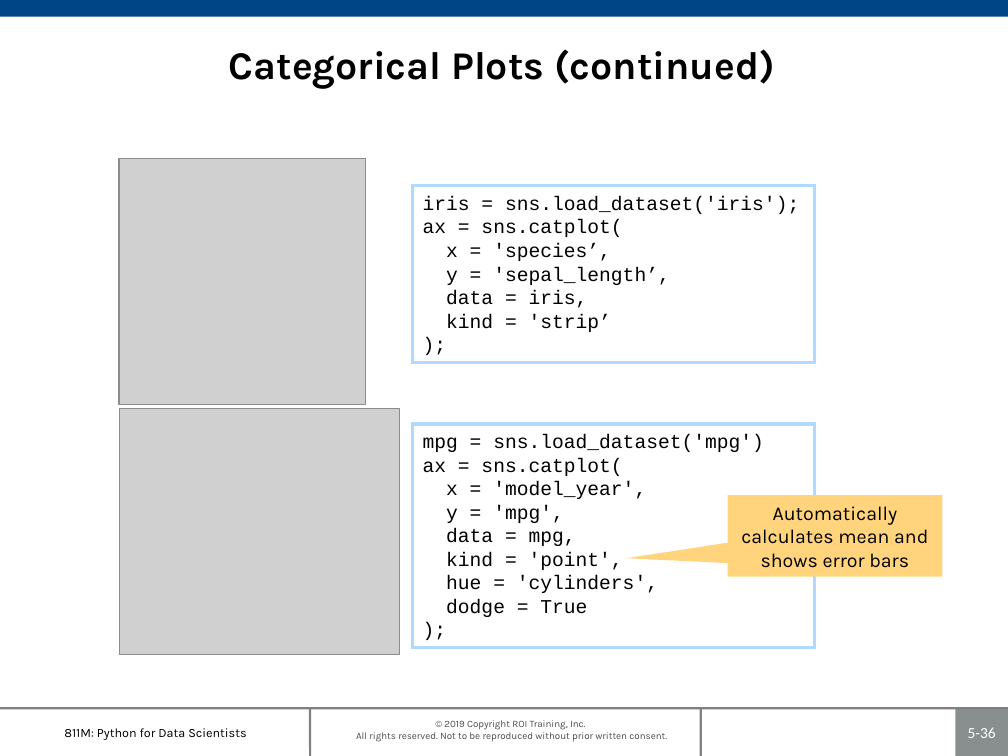
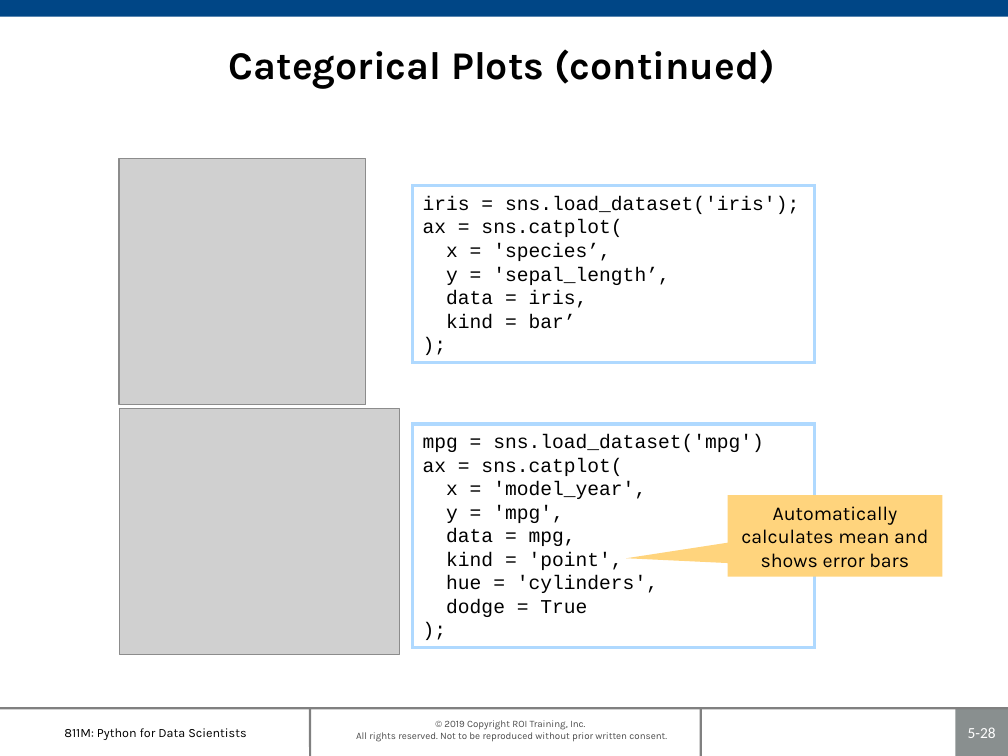
Before and after one commit to roitraining/PythonProgram, a slide deck: slide 28 of Day5-Plotting/Ch05-PlottingAndVisualization.pptx (slide 36 before the commit). Drawn at 1008x756 pixels with LibreOffice and Linux fonts; fonts in the diff are those of the drawing; grey boxes stand for pictures; background and template pictures are left out. Boxes give left, top, right and bottom in pixels: in the first picture for what was removed or moved away, otherwise in the second. Text is boxed around its words. In the diff, an @@ line names an element or a change of style, - is before the commit and + after.

Commit message:
0.0.8

```diff
--- a/Day5-Plotting/Ch05-PlottingAndVisualization.pptx
+++ b/Day5-Plotting/Ch05-PlottingAndVisualization.pptx
@@ text in rectangle at [446,314,576,329]: text changed @@
-kind = 'strip’
+kind = bar’
@@ page number at [968,727,996,738]: text changed @@
-5-36
+5-28
```
Also in this commit, not shown: 9 slides removed.
